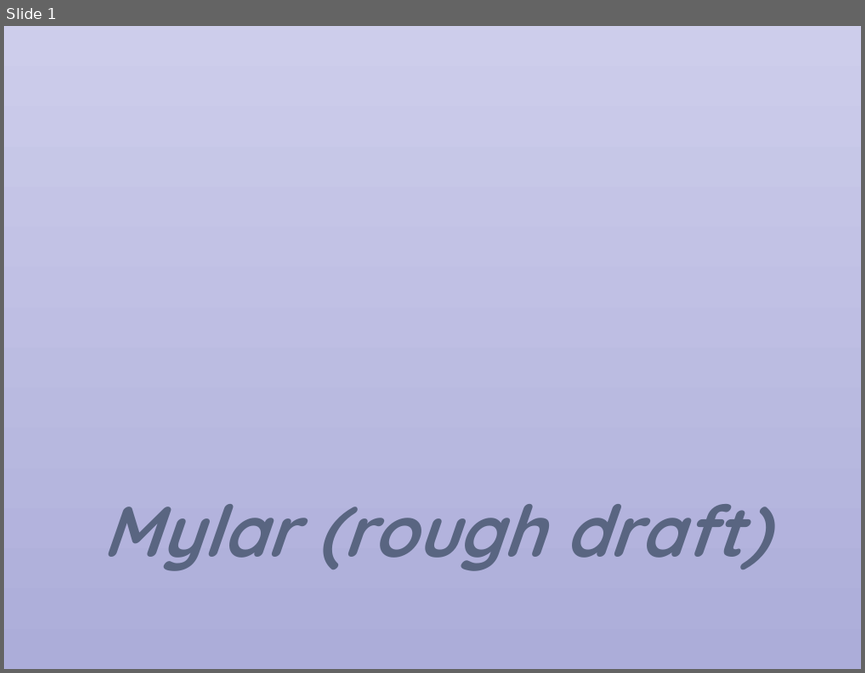
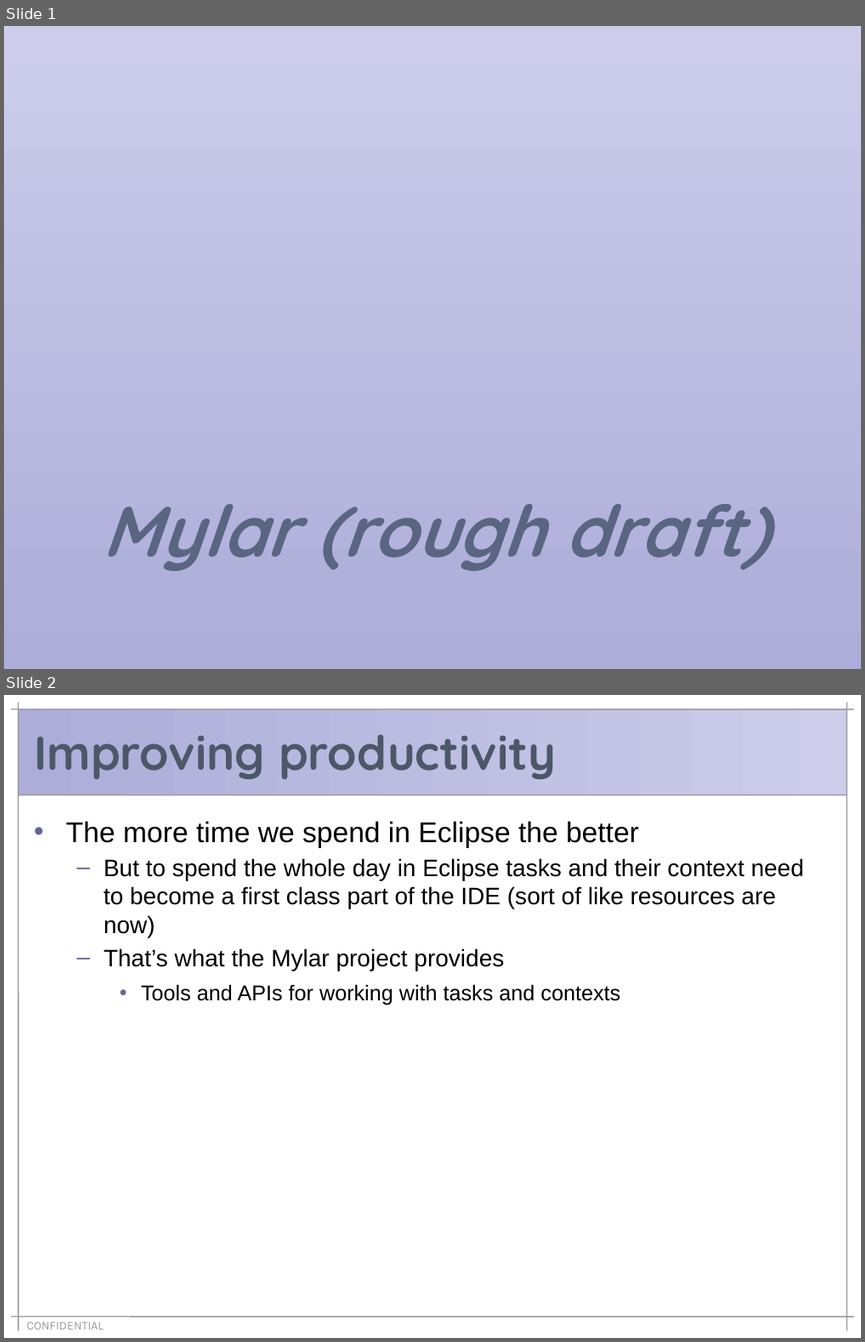
Before and after one commit to eclipse-mylyn/mylyn-website, a slide deck: publications/2006-03-mylar-eclipsecon.ppt. Shown one above the other, each under a label of ours: slide 1 before the commit, slides 1 and 2 after it. The pictures are 865x673 and 865x1342 pixels, drawn with LibreOffice and Linux fonts; fonts in the diff are those of the drawing. Boxes give left, top, right and bottom in pixels: in the first picture for what was removed or moved away, otherwise in the second. Text is boxed around its words. In the diff, an @@ line names an element or a change of style, - is before the commit and + after.

```diff
--- a/publications/2006-03-mylar-eclipsecon.ppt
+++ b/publications/2006-03-mylar-eclipsecon.ppt
@@ slide 2 added at [4, 695, 861, 1338], background #FFFFFF @@
@@ line added from (11, 709) to (854, 709), #9C9A9C 0.99 pt @@
@@ rectangle added at [18, 709, 847, 795], fill gradient #CDCDEB to #ACADD9 @@
@@ line added from (18, 702) to (18, 1331), #9C9A9C 0.99 pt @@
@@ line added from (846, 702) to (846, 1331), #9C9A9C 0.99 pt @@
@@ title added at [34, 734, 556, 779], 40 pt, text #4C5768, bold @@
+Improving productivity
@@ line added from (18, 795) to (846, 795), #9C9A9C 0.99 pt @@
@@ text added at [66, 821, 804, 1005], 20 pt, text #000000 @@
+• The more time we spend in Eclipse the better
+  – But to spend the whole day in Eclipse tasks and their context need to become a first class part of the IDE (sort of like resources are now)
+  – That’s what the Mylar project provides
+    • Tools and APIs for working with tasks and contexts
@@ line added from (11, 1316) to (854, 1316), #9C9A9C 0.99 pt @@
@@ text added at [27, 1321, 103, 1329], 10 pt, text #9C9A9C @@
+CONFIDENTIAL
```
Also in this commit, not shown: 1 other slide added.
